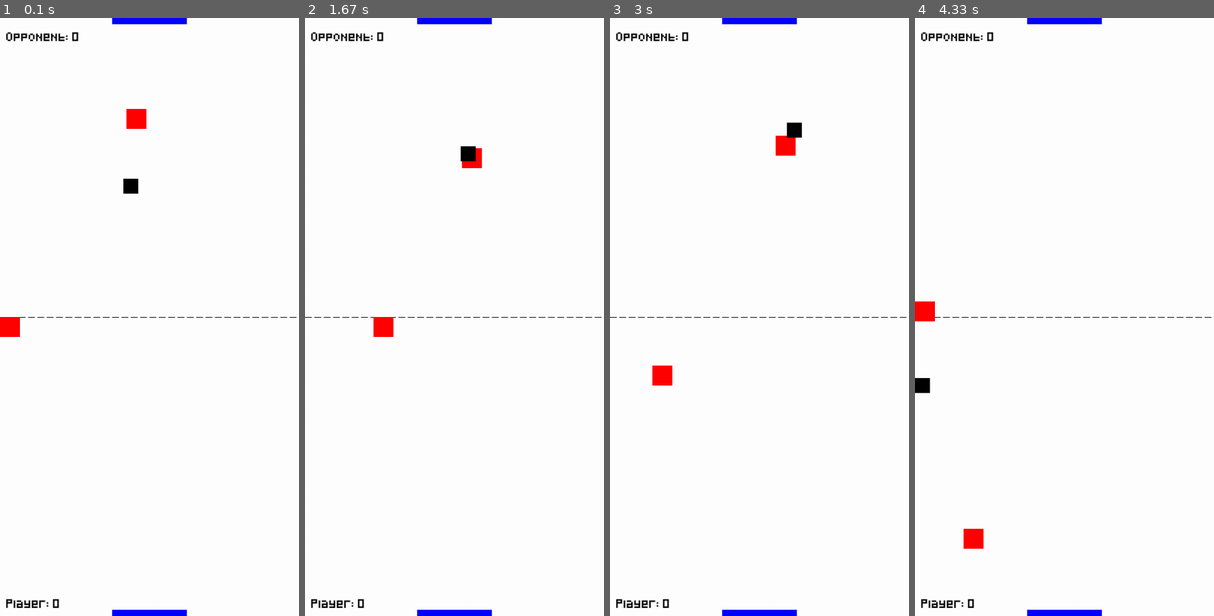
Above: before the commit, frames 1-4 (left to right).
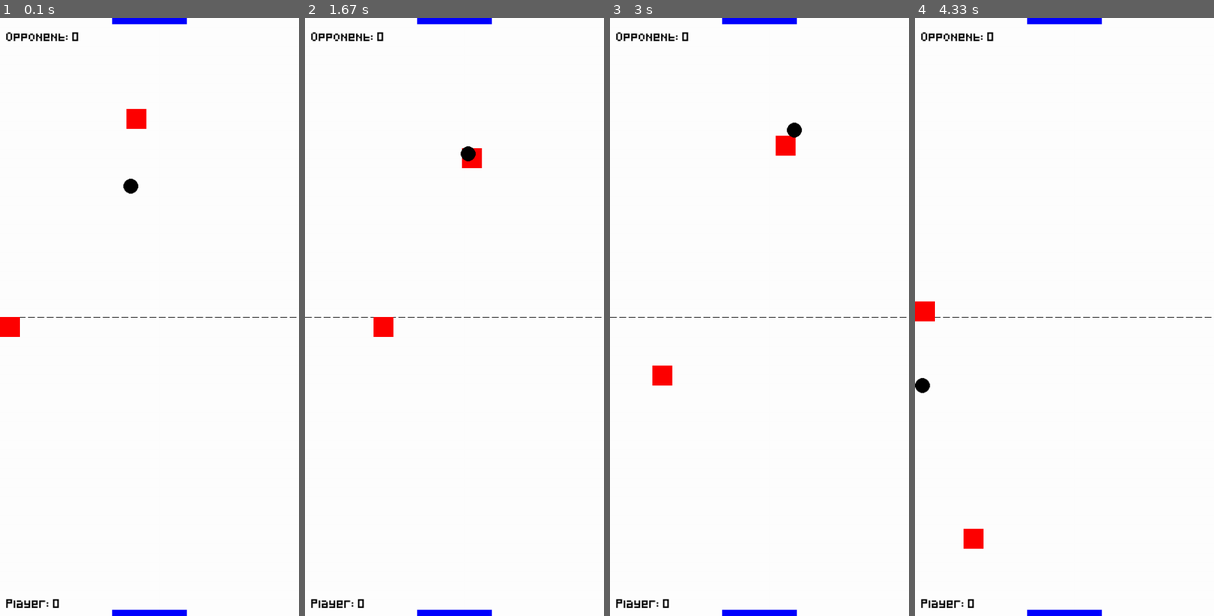
Above: after the commit, the same moments.

Repository: nintanuki/pygame-air-hockey
Game: pygame game, started from main.py
Two runs of this game, one before a commit and one after it. Both use one fixed random seed, a clock stepped at 60 frames per second and the inputs below.
Inputs (mouse positions are in pixels of both pictures, inside the frame that each line leads up to):
- Up to frame 1 (0.1 s): no input
- Up to frame 2 (1.67 s): click (454, 317) at 0.38 s; click (484, 448) at 0.72 s; click (562, 526) at 1.05 s; click (382, 197) at 1.38 s
- Up to frame 3 (3 s): click (759, 388) at 1.72 s; click (717, 191) at 2.05 s; click (864, 472) at 2.38 s; click (660, 376) at 2.72 s
- Up to frame 4 (4.33 s): click (977, 203) at 3.05 s; click (992, 424) at 3.38 s; click (1172, 454) at 3.72 s; click (974, 538) at 4.05 s

The runs differ from the first frame. In frame 1, less than 0.1% of the frame differs, in the area x 41-47%, y 26-30%; in frame 2, less than 0.1%; in frame 3, less than 0.1%; in frame 4, less than 0.1%.

Commit message:
Update comments explaining speed limit function

Diff:
--- a/main.py
+++ b/main.py
@@ -10,7 +10,6 @@
         self.screen = pygame.display.set_mode((SCREEN_WIDTH, SCREEN_HEIGHT))
         pygame.display.set_caption('Air Hockey')
         self.clock = pygame.time.Clock()
-        self.audio = Audio()
 
         #Game Rectangles and Positions
         self.player = pygame.Rect(
@@ -64,23 +63,27 @@
             self.collision_cooldown = 50  # Frames before another collision is detected
 
         # Apply friction
-        self.puck_speed_x *= 0.995
+        self.puck_speed_x *= 0.995 # Is this the magic number?
         self.puck_speed_y *= 0.995
 
     def increase_speed(self):
         """Increase the puck speed when hit."""
         self.puck_speed_x *= 1.5
         self.puck_speed_y *= 1.5
-        self.limit_speed()
-
-    def limit_speed(self):
-        """Cap the puck speed."""
-        # calculate the puck's current speed using the Pythagorean theorem.
-        # The speed is the magnitude of the velocity vector
+        self.apply_speed_limit()
+
+    def apply_speed_limit(self):
+        """
+        Ensure the puck does not exceed the speed limit.
+        Calculates the puck's current speed using the Pythagorean theorem.
+        The speed is the magnitude of the velocity vector.
+        Scaling reduces the magnitude of the velocity vector to MAX_SPEED while preserving its direction.
+        The ratio between the horizontal and vertical components remains unchanged, ensuring realistic motion.
+        """
         speed = (self.puck_speed_x ** 2 + self.puck_speed_y ** 2) ** 0.5
-        if speed > MAX_SPEED:
-            # A scaling factor (scale) is calculated as the ratio of MAX_SPEED to the current speed.
-            scale = MAX_SPEED / speed
+        if speed > SPEED_LIMIT:
+            # A scaling factor is calculated as the ratio SPEED_LIMIT to the current speed.
+            scale = SPEED_LIMIT / speed
             self.puck_speed_x *= scale
             self.puck_speed_y *= scale
 
@@ -189,11 +192,8 @@
             pygame.draw.rect(self.screen, BLUE, self.opponent_goal)
             pygame.draw.rect(self.screen, RED, self.player)
             pygame.draw.rect(self.screen, RED, self.opponent)
-            pygame.draw.rect(self.screen, BLACK, self.puck)
+            pygame.draw.ellipse(self.screen, BLACK, self.puck)
             self.display_scores()
-
-            # if not self.audio.channel_0.get_busy(): # without this it sounds like static
-            #     self.audio.channel_0.play(self.audio.bg_music)
 
             pygame.display.flip()
             self.clock.tick(FRAMERATE)
--- a/settings.py
+++ b/settings.py
@@ -8,7 +8,7 @@
 PLAYER_SPEED = 7
 OPPONENT_SPEED = 7
 INITIAL_PUCK_SPEED = 5
-MAX_SPEED = 15
+SPEED_LIMIT = 15
 
 # Player dimensions
 PLAYER_SIZE = BLOCK_SIZE * 4
